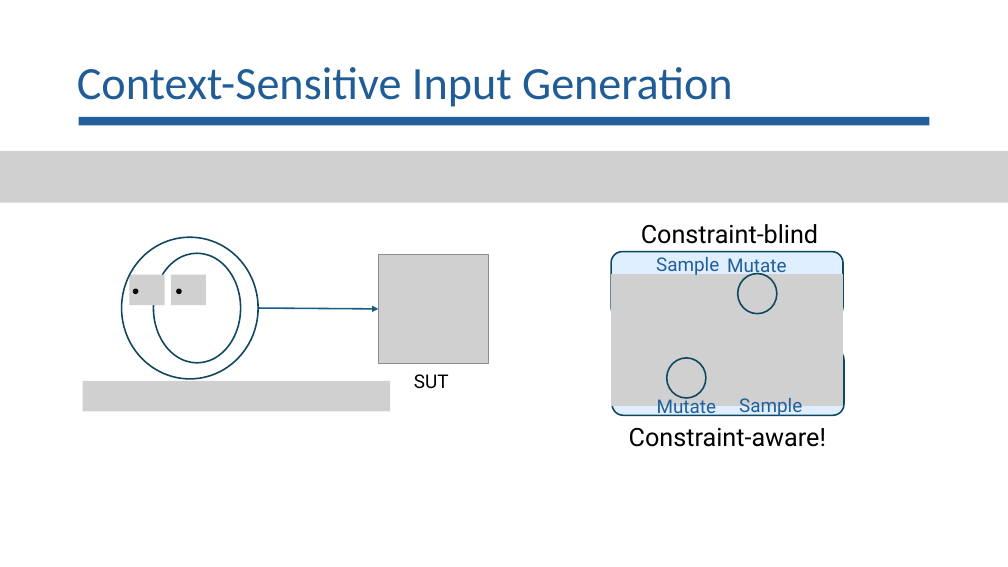
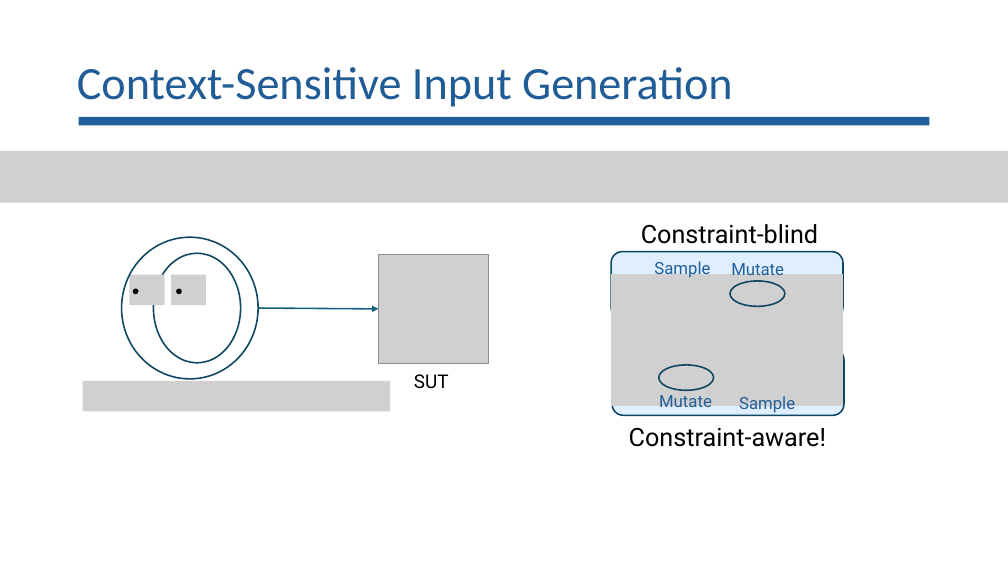
Before and after one commit to lorchrob/goblin_slides, a slide deck: slide 11 of goblin_slides.pptx. Drawn at 1008x567 pixels with LibreOffice and Linux fonts; fonts in the diff are those of the drawing; grey boxes stand for pictures. Boxes give left, top, right and bottom in pixels: in the first picture for what was removed or moved away, otherwise in the second. Text is boxed around its words. In the diff, an @@ line names an element or a change of style, - is before the commit and + after.

```diff
--- a/goblin_slides.pptx
+++ b/goblin_slides.pptx
@@ size 18 to 16 pt in 4 elements at (x1=739, y1=396, x2=795, y2=413), (x1=731, y1=263, x2=784, y2=275), (x1=659, y1=395, x2=712, y2=412), (x1=654, y1=261, x2=710, y2=278) @@
@@ ellipse resized from (x1=738, y1=274, x2=777, y2=314) to (x1=730, y1=281, x2=786, y2=307) @@
@@ ellipse resized from (x1=667, y1=358, x2=706, y2=398) to (x1=659, y1=365, x2=714, y2=391) @@
```
Also in this commit, not shown: 4 other slides changed.
